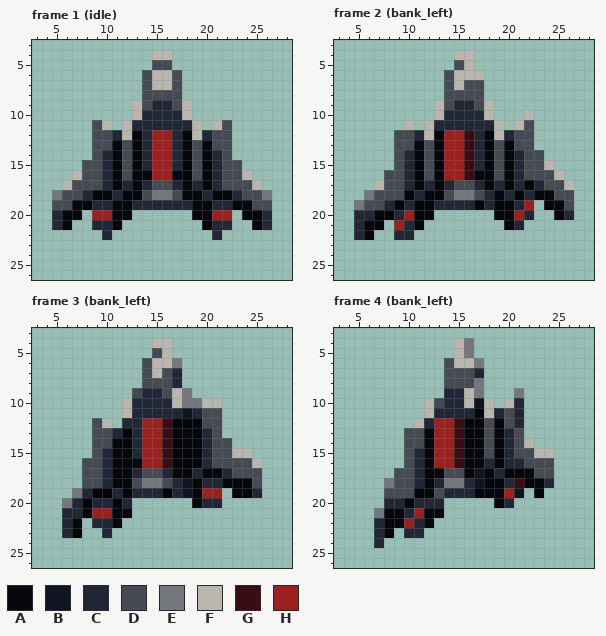
Pixel-art file: assets/sources/player/ship_banking_master.aseprite. Above is the file before it was changed.
32x32 pixels, 13 frames. Shown: frame 1 (idle): x 3..28, y 3..26; frame 2 (bank_left): x 3..28, y 3..26; frame 3 (bank_left): x 3..28, y 3..26; frame 4 (bank_left): x 3..28, y 3..26. The commit also changed other frames, which this record leaves out.
Visible layers, top first: "Player Red", "Base hull".
Palette (. is transparent): A #06070c  B #101522  C #222735  D #464a52  E #74777d  F #b8b6ae  G #3a0d14  H #9c2020
Pixels before, frame 1 (idle), first column x 5:
 4 ..........FF..........
 5 ..........DD..........
 6 .........DFFD.........
 7 .........DFFD.........
 8 .........DDDD.........
 9 ........FDCCDF........
10 ........FCCCCF........
11 ....DF.FCCCCCCF.FD....
12 ....DDCFACHHCAFCDD....
13 ....DDADACHHCADADD....
14 ....DCADACHHCADACD....
15 ...DDCADACHHCADACDD...
16 ..FDDCADAAHHAADACDDF..
17 .FDDDCACACDDCACACDDDF.
18 EDDCAACAADEEDAACAACDDE
19 DDAACCAACCCCCCAACCAADD
20 CAA.HHAA......AAHH.AAC
21 CA..CCA........ACC..AC
22 .....C..........C.....
Pixels before, frame 2 (bank_left), first column x 5:
 4 ..........FF..........
 5 ..........DF..........
 6 .........DFFF.........
 7 .........DFDD.........
 8 .........DDDD.........
 9 ........FDCCDF........
10 ........FCCCCF...F....
11 .....F.FCCCCCCF.FD....
12 ....DDCFAHHGCAFCDD....
13 ....DDADAHHGCADADD....
14 ....DCADAHHGCADACDD...
15 ....DCADAHHGCADACDDF..
16 ...DDCADAHHGAADACDDDF.
17 ..FDDCACACDDCACACACDDF
18 .EDDDACAADEEDCACACAADD
19 EDDCACAACCCCACAACH.AAD
20 CCAACHAA......AAHC..AC
21 CAA.HCA........AC.....
22 CA..CC................
Pixels before, frame 3 (bank_left), first column x 6:
 4 .........FF.........
 5 .........DF.........
 6 ........DFFE........
 7 ........DFDC........
 8 ........DDDC........
 9 .......DCCDFE.......
10 ......FCCCCFEEFF....
11 ......FCCCCCBCDD....
12 ...DF.CCHHGAAADD....
13 ...DDCACHHGAAACD....
14 ...DDAACHHGAAACDD...
15 ...DCAACHHGAAACDDFF.
16 ..DDCAAAHHGAAACDDDDF
17 ..DDCAACDDCAACAACDDD
18 ..DDCAADEEDCBACCAAAD
19 .ECAACACCCACBAHH.AAC
20 ECACCAC......ACC....
21 CCAHHAA.............
22 CA.CCA..............
23 CA..C...............
Pixels before, frame 4 (bank_left), first column x 7:
 4 ........FE........
 5 ........FE........
 6 .......DFFE.......
 7 .......DDDC.......
 8 .......DDDE.......
 9 .......CCFE...E...
10 .....FDCCFBF.FC...
11 .....FCCCCAFCDC...
12 ....FCHHGAADADC...
13 ...DDAHHGAADACD...
14 ...DDAHHGAADACDF..
15 ...DCAHHGAADACDDFF
16 ...DCAHHGAACACCDDD
17 ..DDCAADDABACAAADD
18 .EDDCACEECBAACGAAC
19 .DDDAADCCCAAAHB.A.
20 .CCACCC.....AC....
21 EAACHAA...........
22 CAAHCA............
23 CA.CC.............
24 C.................
The same view after the edit:
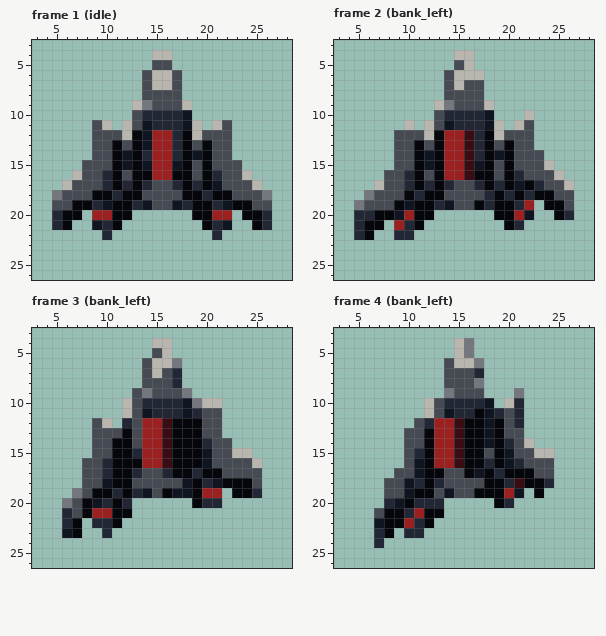
Diff:
layer "Armored Depth" added
Changed rows in their new state; - is an unchanged pixel.
Frame 1 (idle), layer "Armored Depth":
first column x 8:
 9 ------EDD-------
10 -----D----B-----
11 -----DB---B-----
12 ---D--B-----D---
13 ------B---------
14 --D-B------B-D--
15 --D-B-B--B---D--
17 -------------B--
18 D------DD------D
19 --B---BDDB----B-
21 -B------------B-
Frame 2 (bank_left), layer "Armored Depth":
first column x 8:
 9 ------EDD------
10 -----D----B----
11 -----DB---B----
12 ---D--------D--
14 --D-B------B-D-
15 --D-B----B---D-
17 -------------B-
18 -------DD------
19 D-B---BDD------
20 -B------------B
Frame 3 (bank_left), layer "Armored Depth":
first column x 6:
 9 --------ED-D-----
10 -------D---CB----
11 -------DB--------
12 -------D---------
13 -----D-D------D--
14 -------D---------
15 ----D---------B--
16 --------------B--
17 ----------------D
18 ----B---DD-D---B-
19 --D-----BD-B-----
20 -D-B-------------
21 -D---------------
23 B----------------
Frame 4 (bank_left), layer "Armored Depth":
first column x 7:
 9 -------EDDD---
10 ---------CCB--
11 ------DB---B--
12 ----D------B--
13 -----------B-D
14 -----------B--
15 -------------B
16 ----B--------B
17 ----B---------
18 -D-B---DDDD---
19 ---B---BDD----
20 --B-----------
21 D-------------
22 B-------------
